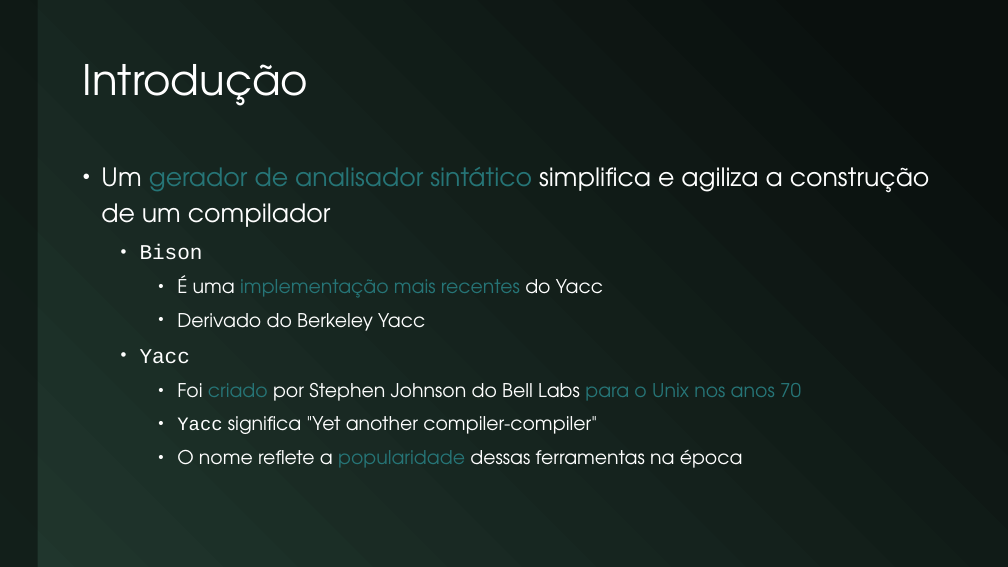
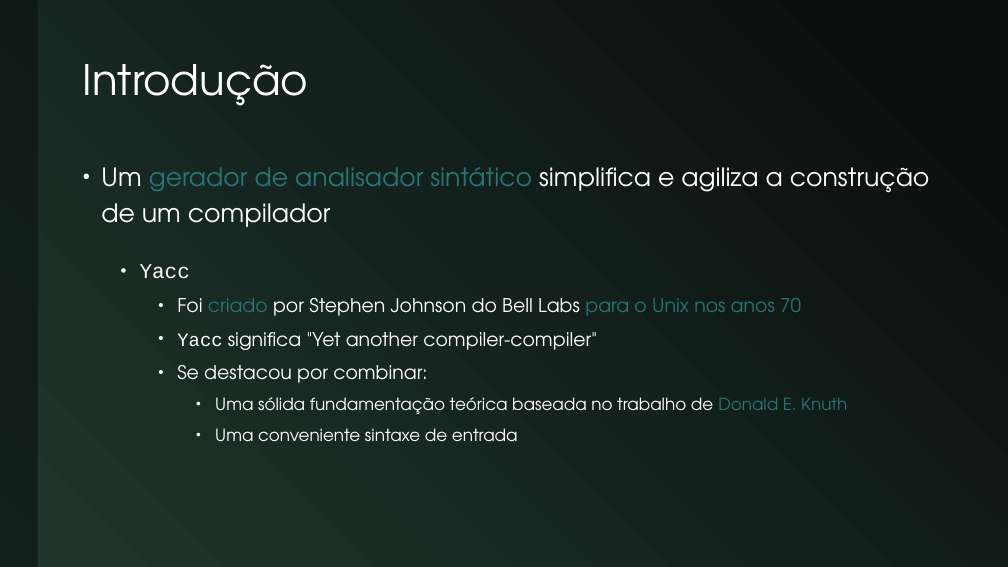
Before and after one commit to JudsonSS/Compiladores, a slide deck: slide 2 of Slides/24. Gerador de Analisador Sintático.pptx. Drawn at 1008x567 pixels with LibreOffice and Linux fonts; fonts in the diff are those of the drawing. Boxes give left, top, right and bottom in pixels: in the first picture for what was removed or moved away, otherwise in the second. Text is boxed around its words. In the diff, an @@ line names an element or a change of style, - is before the commit and + after.

```diff
--- a/Slides/24. Gerador de Analisador Sintático.pptx
+++ b/Slides/24. Gerador de Analisador Sintático.pptx
@@ text at [140,244,603,331]: paragraphs removed @@
-  • Bison
-    • É uma implementação mais recentes do Yacc
-    • Derivado do Berkeley Yacc
@@ text at [177,365,847,441]: text changed; size 18 to 16 pt @@
-    • O nome reflete a popularidade dessas ferramentas na época
+    • Se destacou por combinar:
+      • Uma sólida fundamentação teórica baseada no trabalho de Donald E. Knuth
+      • Uma conveniente sintaxe de entrada
```
Also in this commit, not shown: 3 other slides changed, 1 slide added.
